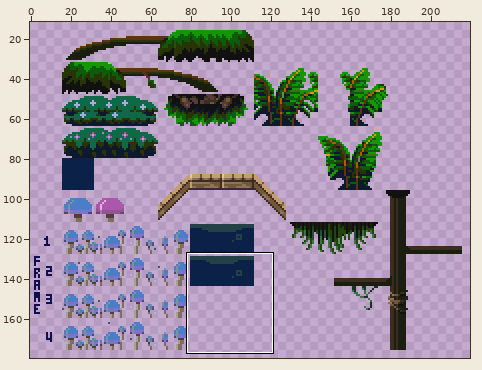
Two versions of one sprite sheet, assets/tilemaps/SheetA.png. The first picture is a wide view before the edit; the outline marks the close-up.
Close-up. Before:
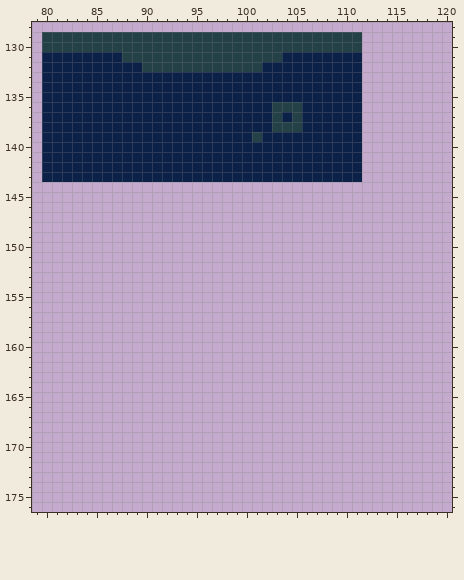
The file is 224x192 pixels. Shown: x 79..120, y 128..176. The wide view leaves out empty margins.
Once edited:
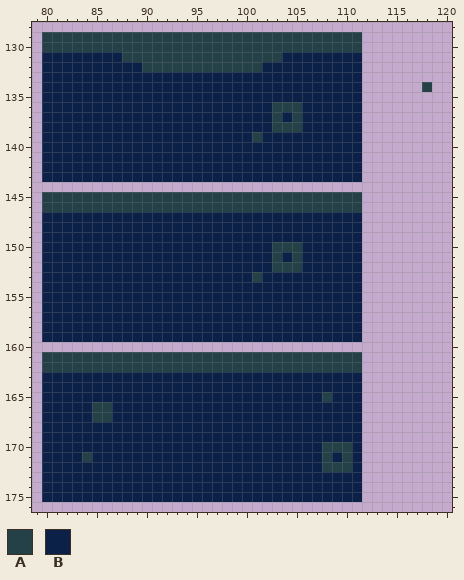
Palette (. is transparent): A #234146  B #0c2148
What changed:
@@ x 116..120 @@
 133 .....
-134 .....
+134 ..A..
 135 .....
@@ x 79..120 @@
 144 ..........................................
-145 ..........................................
-146 ..........................................
-147 ..........................................
-148 ..........................................
-149 ..........................................
-150 ..........................................
-151 ..........................................
-152 ..........................................
-153 ..........................................
-154 ..........................................
-155 ..........................................
-156 ..........................................
-157 ..........................................
-158 ..........................................
-159 ..........................................
+145 .AAAAAAAAAAAAAAAAAAAAAAAAAAAAAAAA.........
+146 .AAAAAAAAAAAAAAAAAAAAAAAAAAAAAAAA.........
+147 .BBBBBBBBBBBBBBBBBBBBBBBBBBBBBBBB.........
+148 .BBBBBBBBBBBBBBBBBBBBBBBBBBBBBBBB.........
+149 .BBBBBBBBBBBBBBBBBBBBBBBBBBBBBBBB.........
+150 .BBBBBBBBBBBBBBBBBBBBBBBAAABBBBBB.........
+151 .BBBBBBBBBBBBBBBBBBBBBBBABABBBBBB.........
+152 .BBBBBBBBBBBBBBBBBBBBBBBAAABBBBBB.........
+153 .BBBBBBBBBBBBBBBBBBBBBABBBBBBBBBB.........
+154 .BBBBBBBBBBBBBBBBBBBBBBBBBBBBBBBB.........
+155 .BBBBBBBBBBBBBBBBBBBBBBBBBBBBBBBB.........
+156 .BBBBBBBBBBBBBBBBBBBBBBBBBBBBBBBB.........
+157 .BBBBBBBBBBBBBBBBBBBBBBBBBBBBBBBB.........
+158 .BBBBBBBBBBBBBBBBBBBBBBBBBBBBBBBB.........
+159 .BBBBBBBBBBBBBBBBBBBBBBBBBBBBBBBB.........
 160 ..........................................
-161 ..........................................
-162 ..........................................
-163 ..........................................
-164 ..........................................
-165 ..........................................
-166 ..........................................
-167 ..........................................
-168 ..........................................
-169 ..........................................
-170 ..........................................
-171 ..........................................
-172 ..........................................
-173 ..........................................
-174 ..........................................
-175 ..........................................
+161 .AAAAAAAAAAAAAAAAAAAAAAAAAAAAAAAA.........
+162 .AAAAAAAAAAAAAAAAAAAAAAAAAAAAAAAA.........
+163 .BBBBBBBBBBBBBBBBBBBBBBBBBBBBBBBB.........
+164 .BBBBBBBBBBBBBBBBBBBBBBBBBBBBBBBB.........
+165 .BBBBBBBBBBBBBBBBBBBBBBBBBBBBABBB.........
+166 .BBBBBAABBBBBBBBBBBBBBBBBBBBBBBBB.........
+167 .BBBBBAABBBBBBBBBBBBBBBBBBBBBBBBB.........
+168 .BBBBBBBBBBBBBBBBBBBBBBBBBBBBBBBB.........
+169 .BBBBBBBBBBBBBBBBBBBBBBBBBBBBBBBB.........
+170 .BBBBBBBBBBBBBBBBBBBBBBBBBBBBAAAB.........
+171 .BBBBABBBBBBBBBBBBBBBBBBBBBBBABAB.........
+172 .BBBBBBBBBBBBBBBBBBBBBBBBBBBBAAAB.........
+173 .BBBBBBBBBBBBBBBBBBBBBBBBBBBBBBBB.........
+174 .BBBBBBBBBBBBBBBBBBBBBBBBBBBBBBBB.........
+175 .BBBBBBBBBBBBBBBBBBBBBBBBBBBBBBBB.........
 176 ..........................................
Changed places in both close-ups, as pixel boxes (x1, y1, x2, y2):
added: (422, 82, 432, 92)
added: (42, 192, 362, 502)
